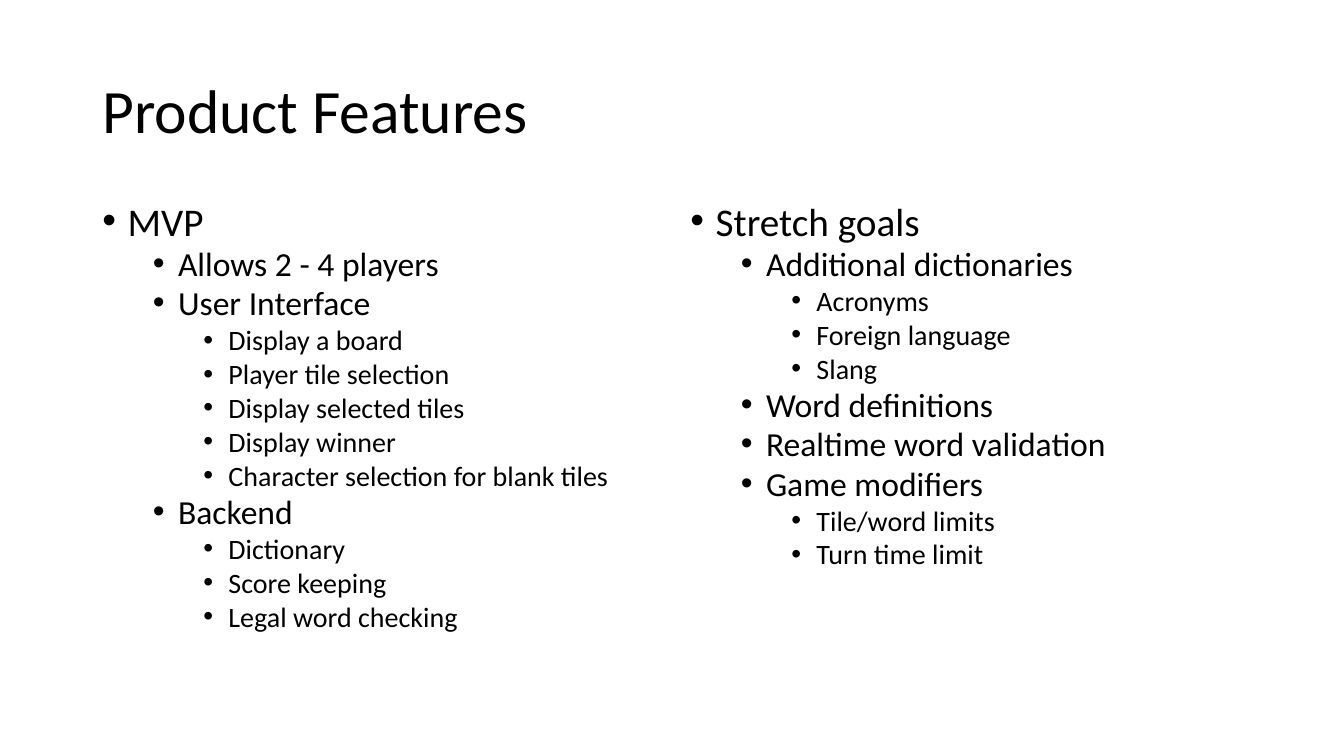
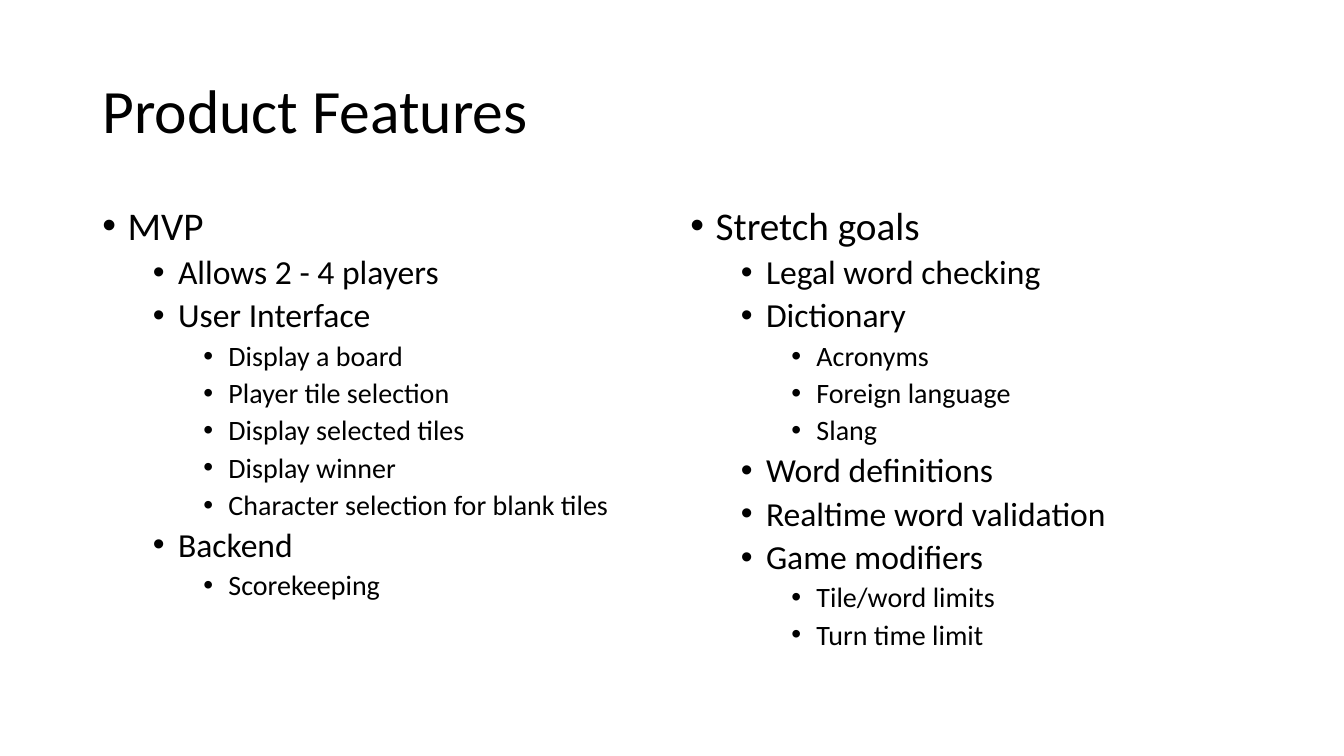
Before and after one commit to vdenys93/scrabble, a slide deck: slide 2 of TechWise_Team_4_-_Project_1_Proposal.pptx. Drawn at 1344x756 pixels with LibreOffice and Linux fonts; fonts in the diff are those of the drawing. Boxes give left, top, right and bottom in pixels: in the first picture for what was removed or moved away, otherwise in the second. Text is boxed around its words. In the diff, an @@ line names an element or a change of style, - is before the commit and + after.

Commit message:
Replace TechWise_Team_4_-_Project_1_Proposal.pptx with updated version. Updated MVP to match the current plan.

```diff
--- a/TechWise_Team_4_-_Project_1_Proposal.pptx
+++ b/TechWise_Team_4_-_Project_1_Proposal.pptx
@@ text at (x1=128, y1=215, x2=608, y2=558): line spacing 0.8 to 0.9 @@
@@ text at (x1=716, y1=212, x2=1106, y2=646): line spacing 0.8 to 0.9 @@
@@ text at (x1=766, y1=260, x2=1040, y2=333): text changed @@
-  • Additional dictionaries
+  • Legal word checking
+  • Dictionary
@@ text at (x1=228, y1=575, x2=379, y2=600): text changed @@
-    • Dictionary
-    • Score keeping
-    • Legal word checking
+    • Scorekeeping
```
